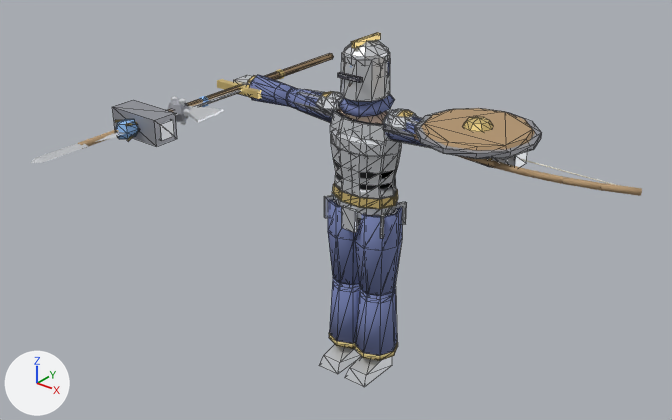
Before and after pictures for a commit that changed the glTF model assets/characters/mannequin/male.glb.
One viewpoint serves both versions: a 50 mm lens placed at (2.56, -3.43, 2.99), pointed at (0.08, -0.34, 1.07). Arrows for +X, +Y and +Z are at lower left; the lights stay in place. The picture after the commit comes second. Mesh edges are drawn as thin lines on the coarser meshes.

Names of what the first picture shows: 'boots_plate', 'helmet_hood', 'helmet_plate', 'shield_round', 'torso_plate', 'torso_robe', 'weapon_bow', 'weapon_greatsword', 'weapon_hammer', 'weapon_staff' and 7 more.
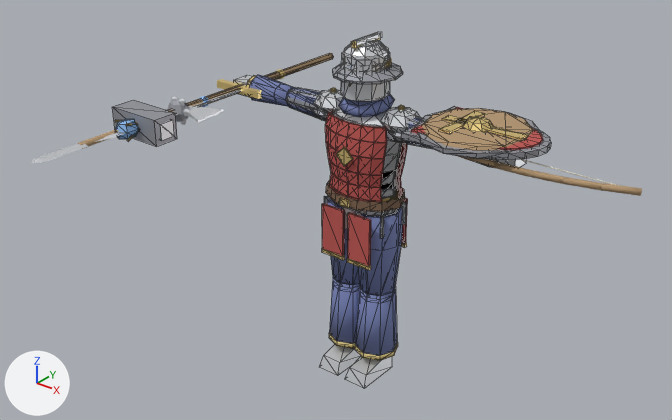
What differs and where, as boxes (x1, y1, x2, y2) in the pictures (672 x 420 px):
'torso_guard', added
    after: (286, 87, 432, 270)
    faces in mat_tabard (red #bc5550): (322, 112, 408, 266)
    faces in mat_steel (light grey #dadde1): (313, 90, 420, 238)
    faces in mat_leather_dark (brown #7c614b): (326, 180, 405, 212)
    faces in mat_steel_dark (grey #a6a8af): (286, 87, 432, 149)
    faces in mat_gold (yellow #edd389): (322, 88, 407, 270)
'shield_guard', added
    after: (401, 106, 551, 160)
    faces in mat_steel_dark (grey #a6a8af): (401, 106, 551, 160)
    faces in mat_gold (yellow #edd389): (439, 111, 527, 140)
    faces in mat_tabard (red #bc5550): (411, 107, 543, 150)
'helmet_guard', added
    after: (332, 31, 403, 84)
    faces in mat_steel_dark (grey #a6a8af): (332, 63, 403, 84)
    faces in mat_steel (light grey #dadde1): (353, 31, 385, 48)
'torso_plate', unchanged, covered by the edit
    before: (294, 89, 430, 238)
    after: (342, 189, 398, 230)

What changed in the scene script:
```text
Add mat_tabard:
    mat_tabard = principled_material('tabard')
    mat_tabard.base_color = (0.5, 0.09, 0.08)  # red #bc5550
    mat_tabard.roughness = 0.9
Add me_torso_guard:
    me_torso_guard.from_pydata(...)  # 638 vertices, 1380 faces; spans x -0.475..0.475, y -0.176..0.163, z 0.694..1.528
    # faces by material slot: [408, 672, 20, 144, 136]
    me_torso_guard.materials.append(mat_steel)  # light grey #dadde1
    me_torso_guard.materials.append(mat_tabard)  # red #bc5550
    me_torso_guard.materials.append(mat_leather_dark)  # brown #7c614b
    me_torso_guard.materials.append(mat_gold)  # yellow #edd389
    me_torso_guard.materials.append(mat_steel_dark)  # grey #a6a8af
Add me_shield_guard:
    me_shield_guard.from_pydata(...)  # 80 vertices, 144 faces; spans x 0.358..0.958, y -0.22..0.22, z 1.465..1.527
    # faces by material slot: [60, 60, 24]
    me_shield_guard.materials.append(mat_steel_dark)  # grey #a6a8af
    me_shield_guard.materials.append(mat_tabard)  # red #bc5550
    me_shield_guard.materials.append(mat_gold)  # yellow #edd389
Add me_helmet_guard:
    me_helmet_guard.from_pydata(...)  # 152 vertices, 282 faces; spans x -0.166..0.166, y -0.175..0.179, z 1.643..1.822
    # faces by material slot: [142, 96, 44]
    me_helmet_guard.materials.append(mat_steel)  # light grey #dadde1
    me_helmet_guard.materials.append(mat_steel_dark)  # grey #a6a8af
    me_helmet_guard.materials.append(mat_gold)  # yellow #edd389
Add ob_torso_guard:
    ob_torso_guard = bpy.data.objects.new('torso_guard', me_torso_guard)
    ob_torso_guard.location = (0.0, 0.0, 0.0)
Add ob_shield_guard:
    ob_shield_guard = bpy.data.objects.new('shield_guard', me_shield_guard)
    ob_shield_guard.location = (0.0, 0.0, 0.0)
Add ob_helmet_guard:
    ob_helmet_guard = bpy.data.objects.new('helmet_guard', me_helmet_guard)
    ob_helmet_guard.location = (0.0, 0.0, 0.0)
```
